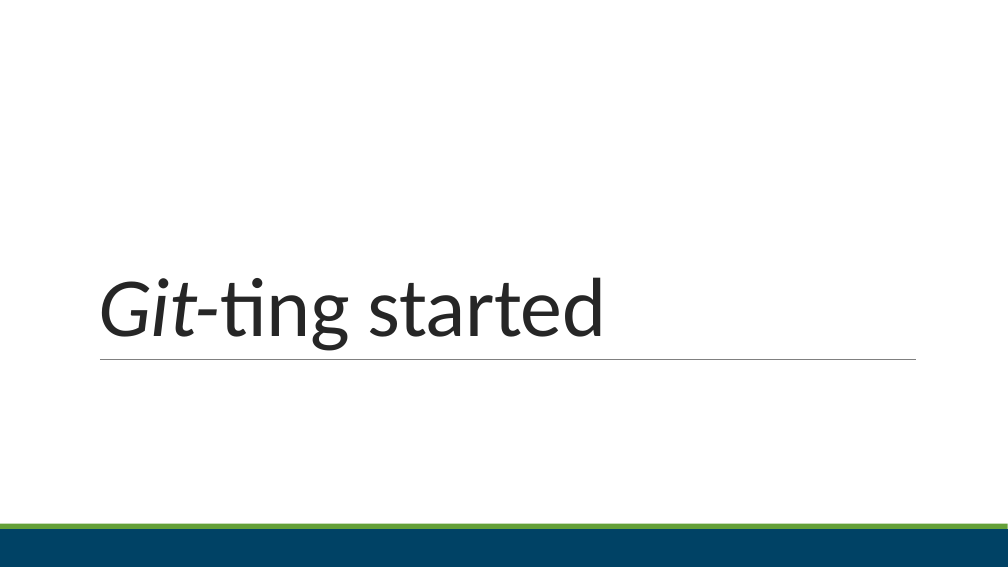
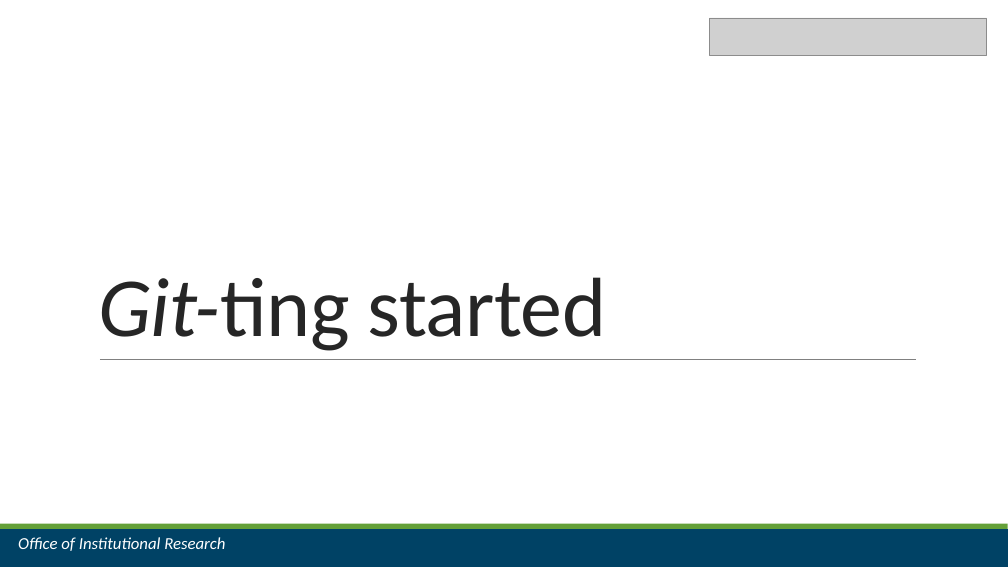
Before and after one commit to jrf1111/Do-You-Git-It-Now, a slide deck: slide 15 of Do You Git It Now.pptx. Drawn at 1008x567 pixels with LibreOffice and Linux fonts; fonts in the diff are those of the drawing; grey boxes stand for pictures. Boxes give left, top, right and bottom in pixels: in the first picture for what was removed or moved away, otherwise in the second. Text is boxed around its words. In the diff, an @@ line names an element or a change of style, - is before the commit and + after.

```diff
--- a/Do You Git It Now.pptx
+++ b/Do You Git It Now.pptx
@@ picture added at <box>710,18,988,55</box> @@
@@ text added at <box>18,537,225,551</box>, 16 pt, text #FFFFFF, italic @@
+Office of Institutional Research
```
Also in this commit, not shown: 1 other slide changed, 9 slides added, 1 other file.
